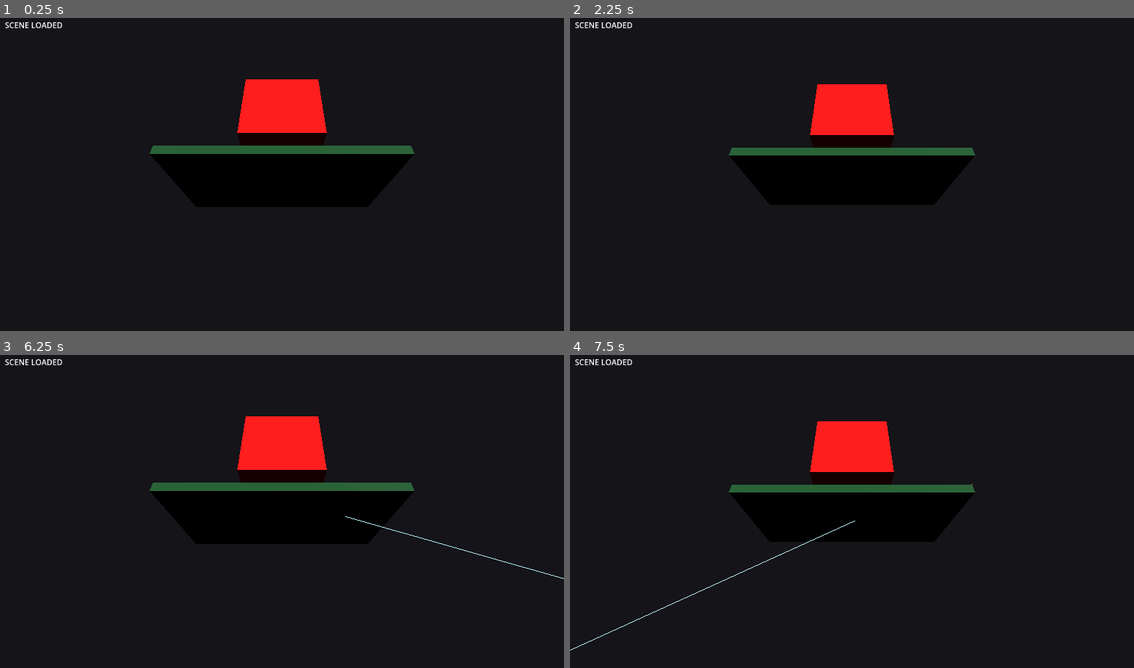
Above: before the commit, frames 1-4 (two rows, left to right).
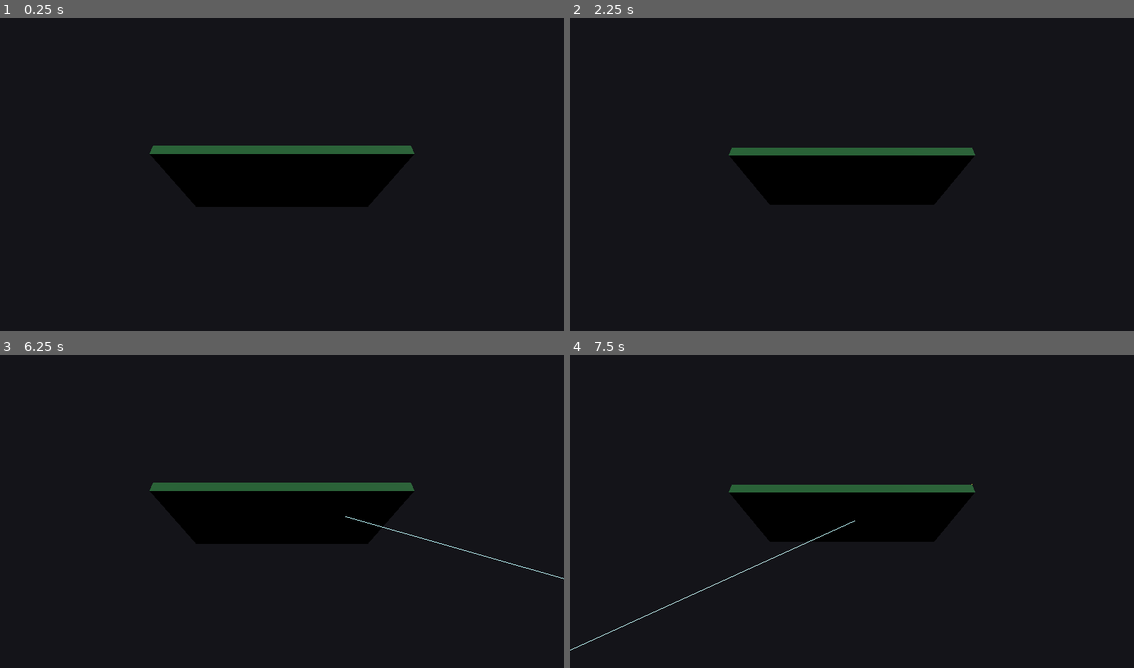
Above: after the commit, the same moments.

Repository: zhawei98213/pool8Ball
Game: Godot game, scene res://scenes/Main.tscn
Same seed, same stepped clock (60 frames per second), same inputs: the game is played once before the commit and once after it.
Inputs (mouse positions are in pixels of both pictures, inside the frame that each line leads up to):
- Up to frame 1 (0.25 s): no input
- Up to frame 2 (2.25 s): tap Enter at 0.5 s; move the mouse to (976, 155) at 0.52 s; hold B (place_mode) 0.53-1.25 s; click (976, 155) at 0.67 s; tap R (reset_balls) at 1.25, 2 s; drag from (739, 187) to (823, 237) at 1.27 s; move the mouse to (908, 102) at 2.02 s; hold Mouse wheel down (zoom_out) from 2.03 s (still down); click (908, 102) at 2.17 s
- Up to frame 3 (6.25 s): release Mouse wheel down (zoom_out) at 2.75 s; tap R (reset_balls) at 2.75, 3.5, 4.25 s; drag from (253, 574) to (112, 461) at 2.77 s; move the mouse to (451, 558) at 3.52 s; hold Mouse wheel up (zoom_in) 3.53-4.25 s; click (451, 558) at 3.67 s; drag from (112, 461) to (197, 430) at 4.27 s; move the mouse to (310, 508) at 5.02 s; hold B (place_mode) 5.03-5.75 s; click (310, 508) at 5.17 s; drag from (197, 430) to (169, 524) at 5.77 s
- Up to frame 4 (7.5 s): move the mouse to (976, 492) at 6.52 s; hold Mouse wheel down (zoom_out) 6.53-7.25 s; click (976, 492) at 6.67 s; drag from (739, 524) to (823, 574) at 7.27 s

The runs differ from the first frame. In frame 1, 3.2% of the frame differs, in the area x 0-58%, y 1-41%; in frame 2, 2.9%; in frame 3, 3.2%; in frame 4, 2.9%.

Commit message:
Remove debug cube and HUD

Diff:
--- a/scenes/Main.tscn
+++ b/scenes/Main.tscn
@@ -48,13 +48,6 @@
 transparency = 1
 albedo_color = Color(0.6, 0.9, 1.0, 0.35)
 
-[sub_resource type="StandardMaterial3D" id="14"]
-shading_mode = 2
-albedo_color = Color(1, 0, 0, 1.0)
-
-[sub_resource type="BoxMesh" id="15"]
-size = Vector3(1.0, 1.0, 1.0)
-
 [sub_resource type="Environment" id="13"]
 background_mode = 1
 background_color = Color(0.08, 0.08, 0.1, 1.0)
@@ -74,19 +67,6 @@
 position = Vector3(0, 1.2, 0)
 light_energy = 4.0
 
-[node name="DebugCube" type="MeshInstance3D" parent="."]
-position = Vector3(0, 0.8, 0)
-mesh = SubResource("15")
-material_override = SubResource("14")
-
-[node name="DebugHUD" type="CanvasLayer" parent="."]
-
-[node name="DebugLabel" type="Label" parent="DebugHUD"]
-offset_left = 10.0
-offset_top = 10.0
-offset_right = 310.0
-offset_bottom = 40.0
-text = "SCENE LOADED"
 
 [node name="CameraRig" type="Node3D" parent="."]
 position = Vector3(0, 0.06, 0)
Not shown: 1 places in scenes/Main.tscn that only renumber resources
